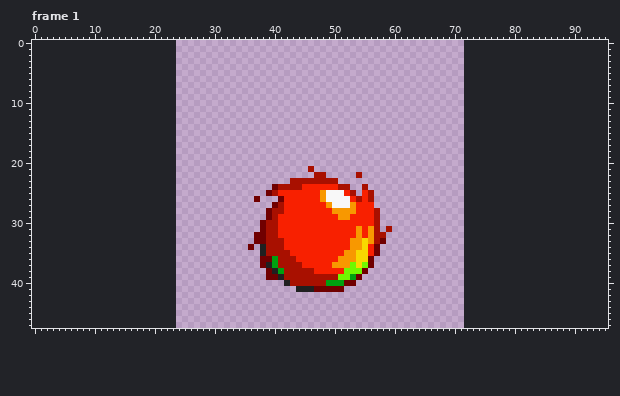
Pixel-art file, stored at sprites/sprKnuckles.aseprite. Above is the file before it was changed.
48x48 pixels, 9 frames. Shown: frame 1. The old version is drawn lined up with the new one, on the new canvas. The commit also changed other frames, which this record leaves out.
The same view after the edit:
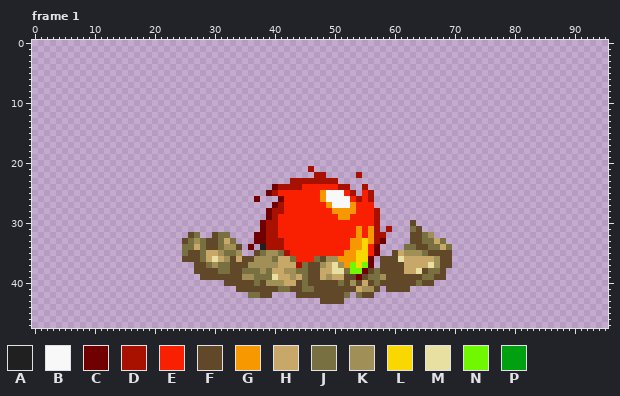
Palette (. is transparent): A #202020  B #f8f8f8  C #700000  D #a81000  E #f82000  F #604828  G #f89800  H #c8a868  J #787040  K #a09058  L #f8d800  M #e8e0a0  N #70f800  P #00a010
The exact change:
canvas 48x48 -> 96x48, the old top-left corner now at 24,0
Changed rows in their new state; - is an unchanged pixel.
Frame 1:
first column x 25:
30 --------------------------------------F------
31 --------------------------------------JF-----
32 -FJ--FJJ------------------------------FFJK---
33 FJKJFFJHJ-----------------------------FFJJHJ-
34 JJHJFFJKKF---------------------------JJFFJJHJ
35 JFFJHHKJJK--FJKKJ------------------FHKKKJFFFF
36 FFFJHMHKFHFFKKKJHHJ---JFKK-------FFFMHHHHHKFF
37 --FFJKJJFFFKKKKKHHH-JFFKHMK------FFFFHHHHMKFF
38 --FFFFJJFFJJJKJHHKKJJFFHHMMJ---FJFFFFHHMFJJF-
39 ---FFFFFFFKKJJJMHHKHJFFHKHHFF-FJJKFFFFFFJJFF-
40 -------FFFFFJFKKKHHFJFFFFFJFKFHFJFFFFFFJFF---
41 ---------FFFFFFFJJFFJJFFFFFFFHKKF-FFFF-------
42 -----------JJFF----FFFFFFFFJ-JFF-------------
43 -----------------------FFFF------------------
